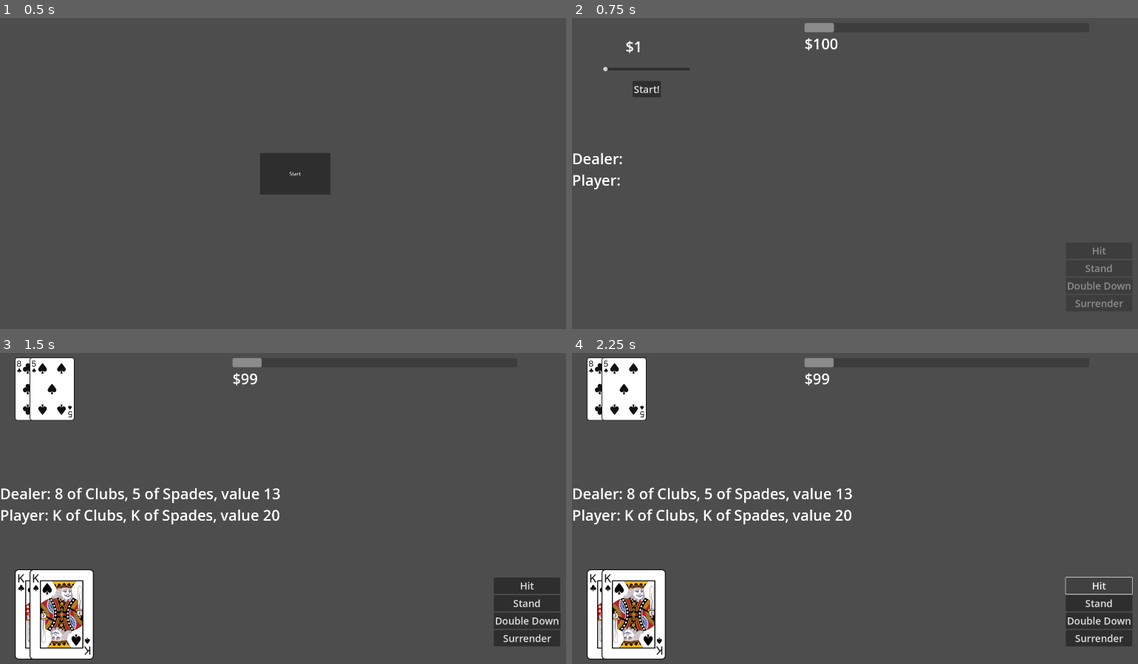
Above: before the commit, frames 1-4 (two rows, left to right).
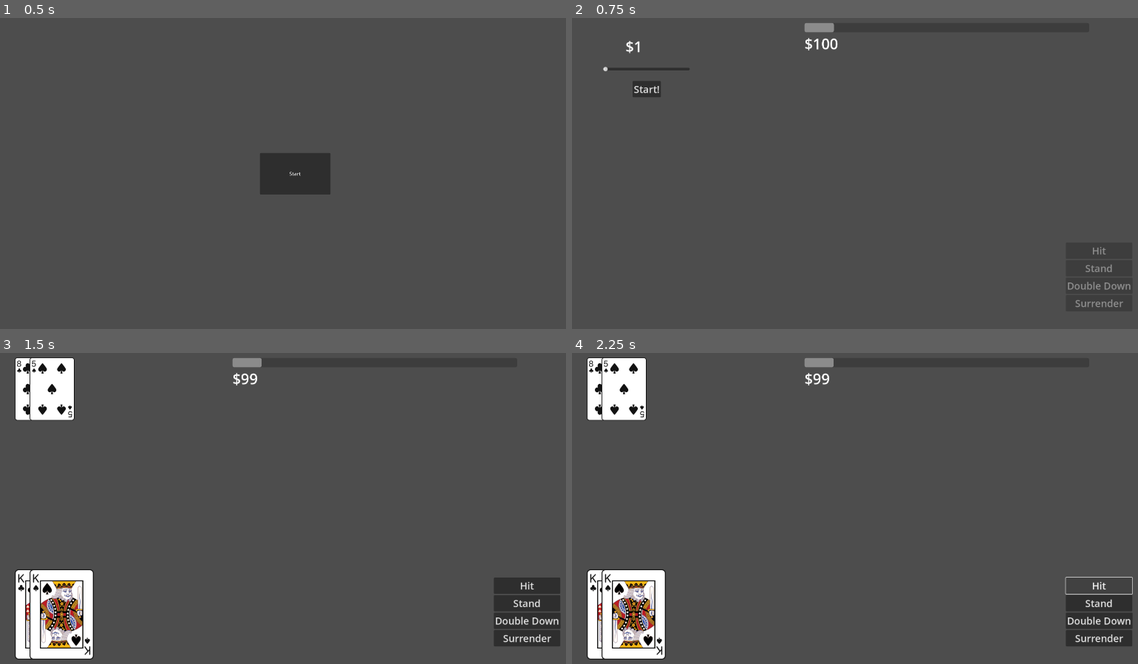
Above: after the commit, the same moments.

Repository: Tofutush/blackjack-with-sky
Game: Godot game, scene res://scenes/Start/Start.tscn
Two runs of this game, one before a commit and one after it. Both use one fixed random seed, a clock stepped at 60 frames per second and the inputs below.
Inputs:
- Up to frame 1 (0.5 s): no input
- Up to frame 2 (0.75 s): click "Start" at 0.5 s
- Up to frame 3 (1.5 s): click "Start!" at 1.25 s
- Up to frame 4 (2.25 s): click "Hit" at 2 s

Frame 1 is identical in both runs. In frame 2, 0.3% of the frame differs, in the area x 0-9%, y 43-56%; in frame 3, 1.4%, in the area x 0-50%, y 43-56%; in frame 4, 1.4%.

Commit message:
delete the text labels

Diff:
--- a/scenes/Main/Main.tscn
+++ b/scenes/Main/Main.tscn
@@ -22,23 +22,6 @@
 offset_top = 4.0
 offset_right = 496.0
 offset_bottom = 297.0
-
-[node name="DealerCards" type="Label" parent="."]
-layout_mode = 0
-offset_top = 458.0
-offset_right = 166.0
-offset_bottom = 525.0
-text = "Dealer:"
-
-[node name="PlayerCards" type="Label" parent="."]
-layout_mode = 1
-anchors_preset = -1
-anchor_top = 0.065
-anchor_bottom = 0.065
-offset_top = 457.8
-offset_right = 158.0
-offset_bottom = 524.8
-text = "Player:"
 
 [node name="MoneyMeter" parent="." instance=ExtResource("6_d463r")]
 layout_mode = 0
--- a/scenes/Main/main.gd
+++ b/scenes/Main/main.gd
@@ -30,8 +30,6 @@
 	$PlayerDeckDisplay.addCard(playerHand.getCard(1))
 	$DealerDeckDisplay.addCard(dealerHand.getCard(0))
 	$DealerDeckDisplay.addCard(dealerHand.getCard(1))
-	$PlayerCards.text = "Player: " + playerHand.toString() + "value " + playerHand.toValueString()
-	$DealerCards.text = "Dealer: " + dealerHand.toString() + "value " + dealerHand.toValueString()
 
 	# check natural blackjack
 	if playerHand.isNaturalBlackjack():
